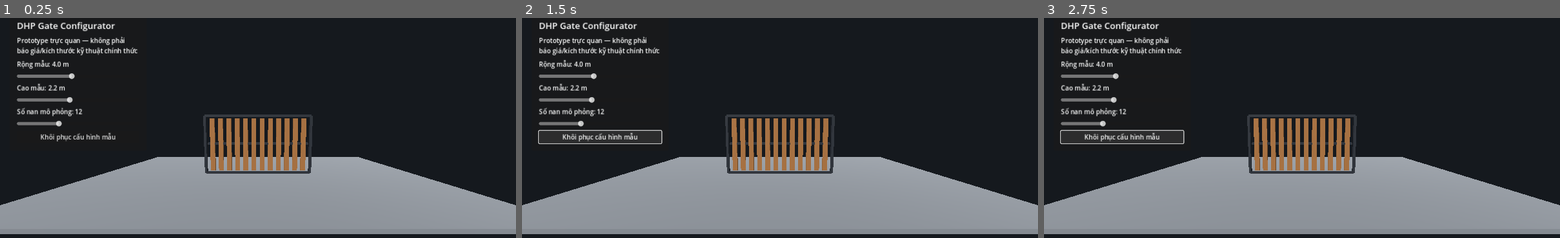
Above: before the commit, frames 1-3 (left to right).
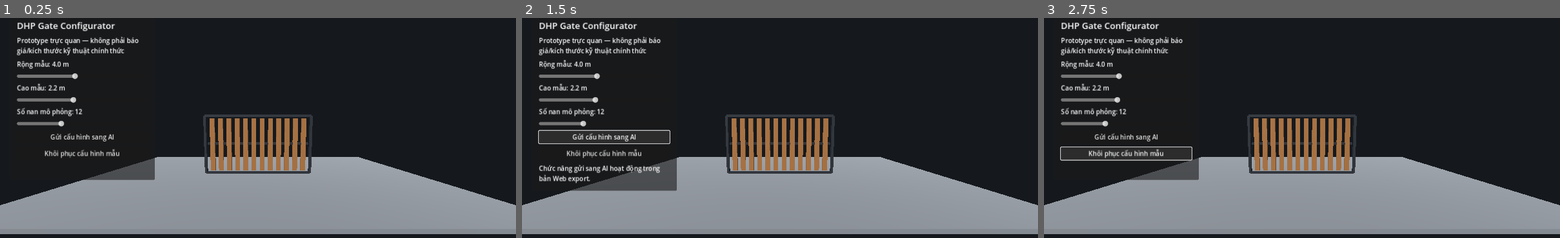
Above: after the commit, the same moments.

Repository: airoolsmastery2026/dai-hai-phat-web
Game: Godot game, scene res://main.tscn
Same seed, same stepped clock (60 frames per second), same inputs: the game is played once before the commit and once after it.
Inputs (mouse positions are in pixels of both pictures, inside the frame that each line leads up to):
- Up to frame 1 (0.25 s): no input
- Up to frame 2 (1.5 s): click "Khôi phục cấu hình mẫu" at 0.5 s; click (604, 136) at 1.25 s, where only the run after the commit has a clickable "Gửi cấu hình sang AI"
- Up to frame 3 (2.75 s): click "Khôi phục cấu hình mẫu" at 2 s

The runs differ from the first frame. In frame 1, 1.8% of the frame differs, in the area x 3-30%, y 8-74%; in frame 2, 3.2%, in the area x 3-30%, y 8-79%; in frame 3, 2.4%.

Commit message:
feat: emit gate selection from Godot [skip ci]

Diff:
--- a/prototypes/godot-gate-configurator/scripts/gate_configurator.gd
+++ b/prototypes/godot-gate-configurator/scripts/gate_configurator.gd
@@ -15,6 +15,7 @@
 var width_label: Label
 var height_label: Label
 var slat_label: Label
+var send_status_label: Label
 
 
 func _ready() -> void:
@@ -61,7 +62,7 @@
 
     var panel := PanelContainer.new()
     panel.position = Vector2(24, 24)
-    panel.size = Vector2(340, 320)
+    panel.size = Vector2(360, 390)
     canvas.add_child(panel)
 
     var margin := MarginContainer.new()
@@ -115,10 +116,19 @@
     slat_slider.value_changed.connect(_on_slat_count_changed)
     stack.add_child(slat_slider)
 
+    var send := Button.new()
+    send.text = "Gửi cấu hình sang AI"
+    send.pressed.connect(_send_configuration)
+    stack.add_child(send)
+
     var reset := Button.new()
     reset.text = "Khôi phục cấu hình mẫu"
     reset.pressed.connect(_reset_configuration)
     stack.add_child(reset)
+
+    send_status_label = Label.new()
+    send_status_label.autowrap_mode = TextServer.AUTOWRAP_WORD_SMART
+    stack.add_child(send_status_label)
 
     _refresh_labels()
 
@@ -179,6 +189,24 @@
     slat_label.text = "Số nan mô phỏng: %d" % slat_count
 
 
+func _send_configuration() -> void:
+    if not OS.has_feature("web"):
+        send_status_label.text = "Chức năng gửi sang AI hoạt động trong bản Web export."
+        return
+
+    var payload := {
+        "width": snapped(gate_width, 0.1),
+        "height": snapped(gate_height, 0.1),
+        "slatCount": slat_count,
+        "material": "steel-box-section",
+        "color": "powder-coated"
+    }
+    var payload_json := JSON.stringify(payload)
+    var browser_script := "window.parent.postMessage({type:'dhp:gate-selection',payload:%s}, '*');" % payload_json
+    JavaScriptBridge.eval(browser_script)
+    send_status_label.text = "Đã gửi cấu hình. Tiếp tục với AI Đại Hải Phát ở bên dưới."
+
+
 func _on_width_changed(value: float) -> void:
     gate_width = value
     _refresh_labels()
@@ -201,5 +229,6 @@
     gate_width = 4.0
     gate_height = 2.2
     slat_count = 12
-    _refresh_labels()
-    _rebuild_gate()
+    send_status_label.text = ""
+    _refresh_labels()
+    _rebuild_gate()
